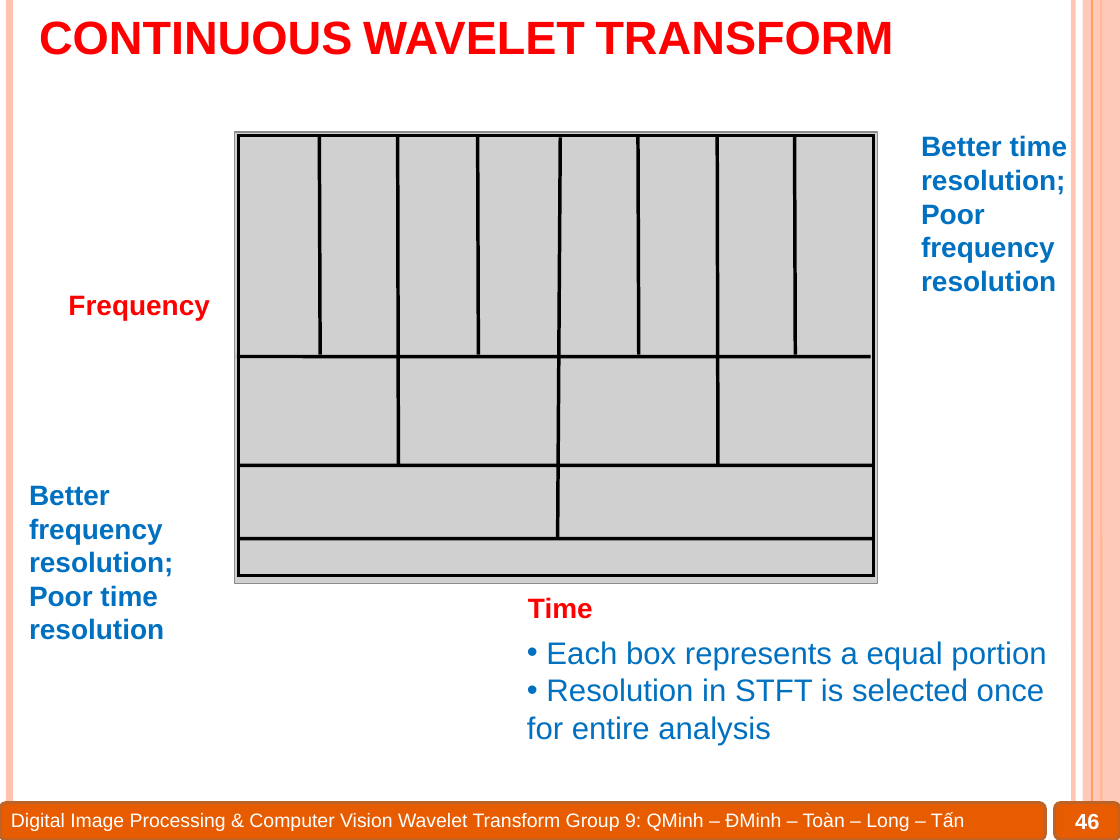
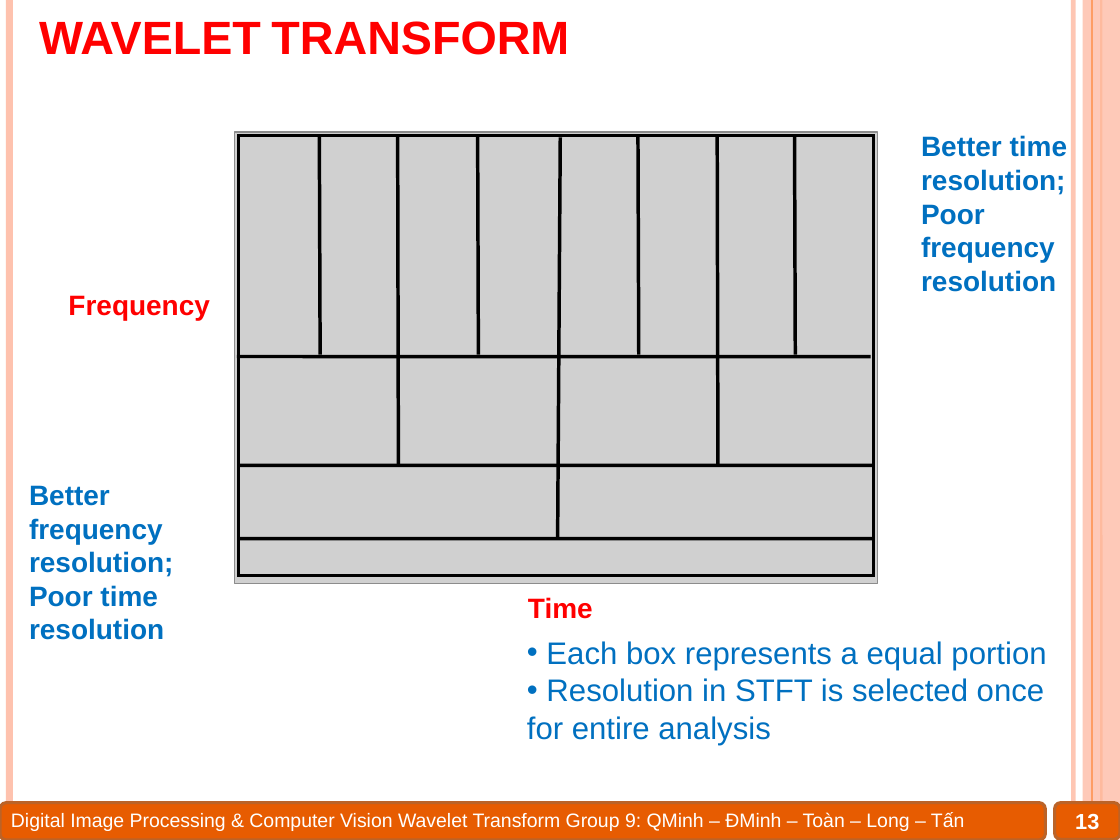
Before and after one commit to Alex7Huynh/dip-g9, a slide deck: slide 13 of 6. PPT/Wavelet transform.pptx (slide 46 before the commit). Drawn at 1120x840 pixels with LibreOffice and Linux fonts; fonts in the diff are those of the drawing; grey boxes stand for pictures. Boxes give left, top, right and bottom in pixels: in the first picture for what was removed or moved away, otherwise in the second. Text is boxed around its words. In the diff, an @@ line names an element or a change of style, - is before the commit and + after.

```diff
--- a/6. PPT/Wavelet transform.pptx
+++ b/6. PPT/Wavelet transform.pptx
@@ title at bbox=[39, 21, 569, 55]: text changed @@
-CONTINUOUS WAVELET TRANSFORM
+WAVELET TRANSFORM
@@ page number at bbox=[1075, 813, 1099, 830]: text changed @@
-46
+13
```
Also in this commit, not shown: 9 other slides changed, 4 other files.
